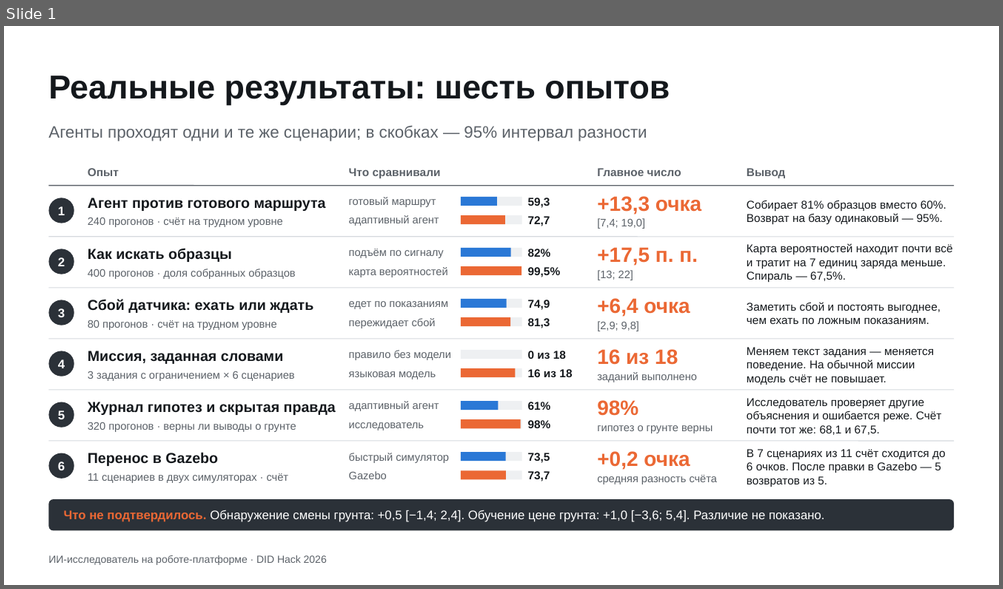
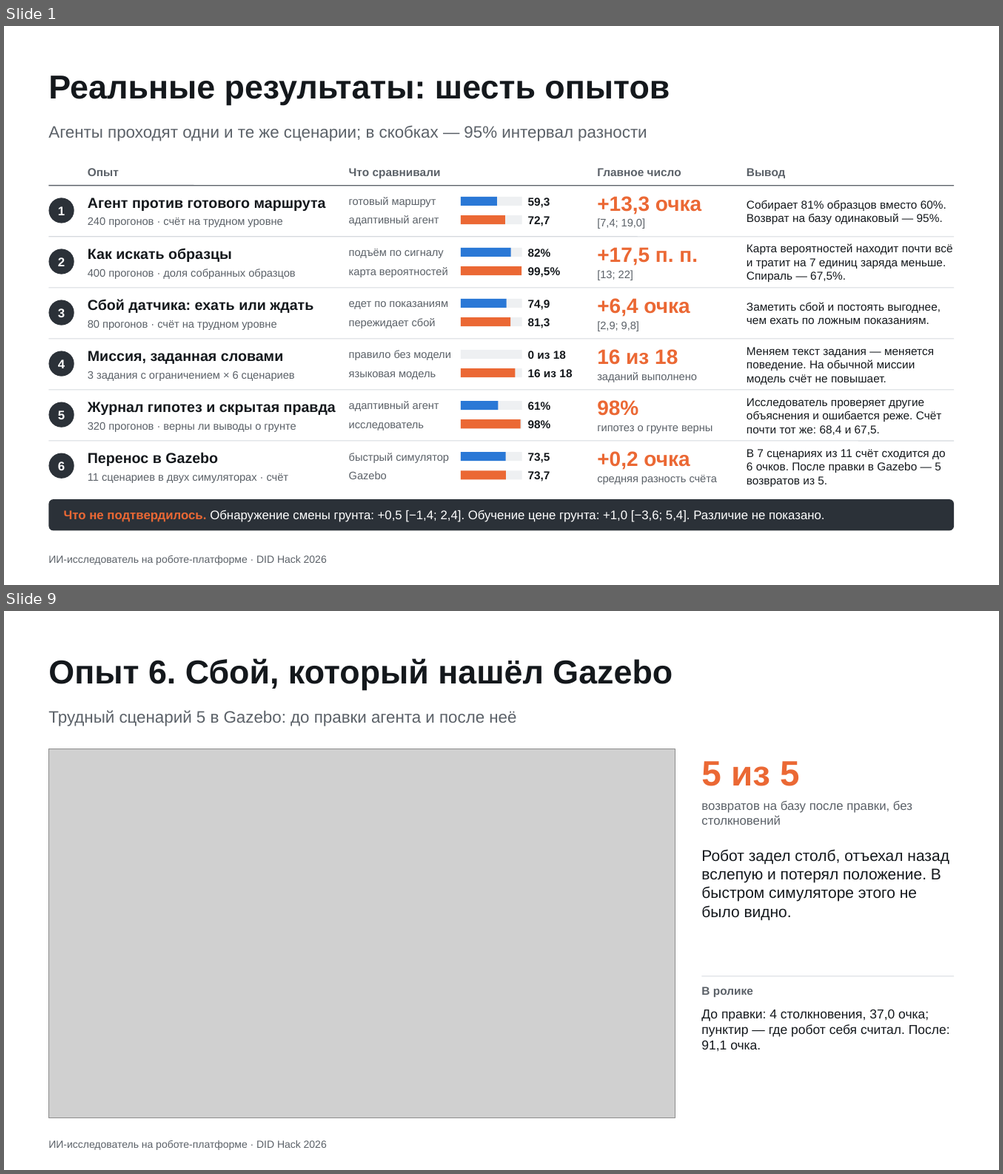
Before and after one commit to Mput13/did-hack, a slide deck: presentation/results_slide.pptx. Shown one above the other, each under a label of ours: slide 1 before the commit, slides 1 and 9 after it; the slides between them are not shown. The pictures are 1003x589 and 1003x1174 pixels, drawn with LibreOffice and Linux fonts; fonts in the diff are those of the drawing; grey boxes stand for pictures. Boxes give left, top, right and bottom in pixels: in the first picture for what was removed or moved away, otherwise in the second. Text is boxed around its words. In the diff, an @@ line names an element or a change of style, - is before the commit and + after.

```diff
--- a/presentation/results_slide.pptx
+++ b/presentation/results_slide.pptx
@@ slide 9 added at [4,611,999,1170], background #FFFFFF; not listed: 1 template element that a slide beside it also shows @@
@@ title added at [48,658,672,690], 32 pt, text #14181C, bold @@
+Опыт 6. Сбой, который нашёл Gazebo
@@ text added at [48,710,516,726], 16 pt, text #5B6168 @@
+Трудный сценарий 5 в Gazebo: до правки агента и после неё
@@ picture added at [48,749,674,1119] @@
@@ text added at [701,761,799,786], 34 pt, text #EB6834, bold @@
+5 из 5
@@ text added at [701,801,912,825], 12 pt, text #5B6168 @@
+возвратов на базу после правки, без столкновений
@@ text added at [701,849,949,920], 15 pt, text #14181C @@
+Робот задел столб, отъехал назад вслепую и потерял положение. В быстром симуляторе этого не было видно.
@@ text added at [701,987,753,997], 11 pt, text #5B6168, bold @@
+В ролике
@@ line added from (702, 977) to (954, 977), #D5D9DE 0.75 pt @@
@@ text added at [701,1009,950,1051], 12.5 pt, text #14181C @@
+До правки: 4 столкновения, 37,0 очка; пунктир — где робот себя считал. После: 91,1 очка.
@@ slide 1 changed as well @@
@@ text at [746,398,942,435]: text changed @@
-Исследователь проверяет другие объяснения и ошибается реже. Счёт почти тот же: 68,1 и 67,5.
+Исследователь проверяет другие объяснения и ошибается реже. Счёт почти тот же: 68,4 и 67,5.
```
Also in this commit, not shown: 7 other slides added, 16 other files.
